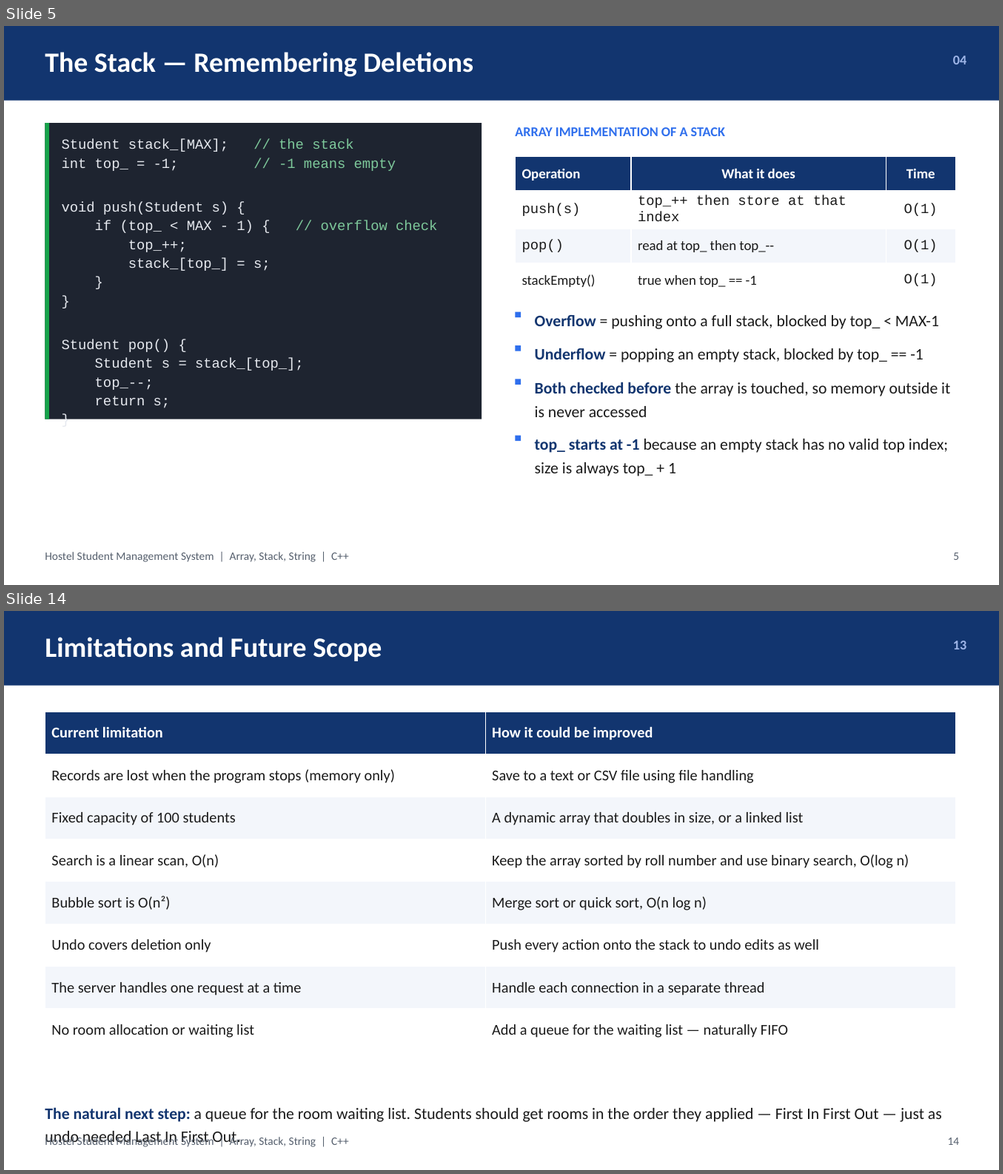
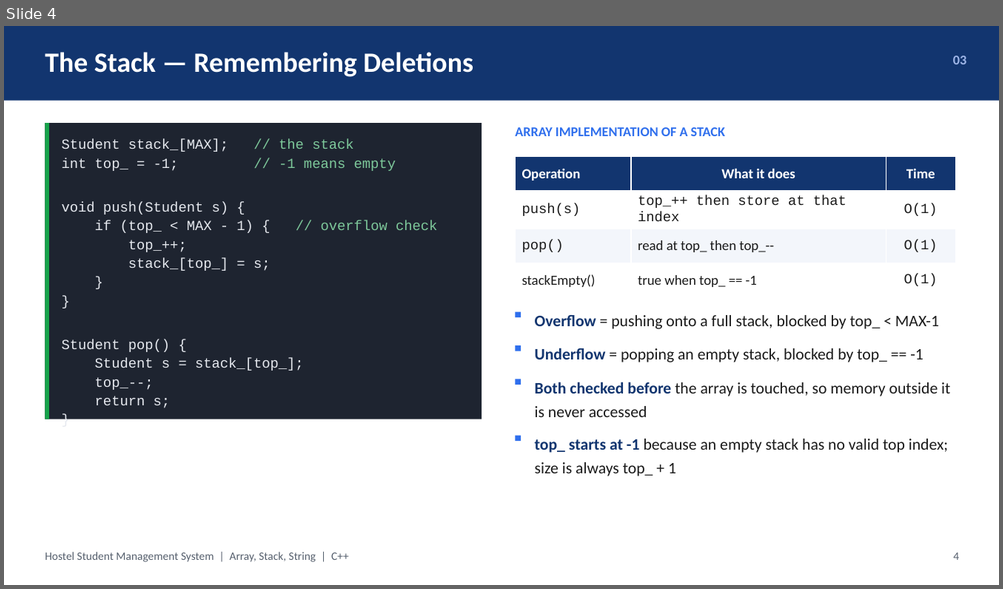
Before and after one commit to botvik155/apfa-data-structures, a slide deck: docs/DS_Project_2_Presentation.pptx. Shown one above the other, each under a label of ours: slides 5 and 14 before the commit, slide 4 after it; the slides between them are not shown. The pictures are 1003x1174 and 1003x589 pixels, drawn with LibreOffice and Linux fonts; fonts in the diff are those of the drawing. Boxes give left, top, right and bottom in pixels: in the first picture for what was removed or moved away, otherwise in the second. Text is boxed around its words. In the diff, an @@ line names an element or a change of style, - is before the commit and + after.

```diff
--- a/docs/DS_Project_2_Presentation.pptx
+++ b/docs/DS_Project_2_Presentation.pptx
@@ slide 14 removed at [4,611,999,1170], background #FFFFFF @@
@@ rectangle removed at [4,611,999,686] @@
@@ text removed at [45,637,381,661] @@
-Limitations and Future Scope
@@ text removed at [953,641,966,649] @@
-13
@@ table removed at [45,712,956,1052], 8 rows, 2 columns @@
-Current limitation | How it could be improved
-Records are lost when the program stops (memory only) | Save to a text or CSV file using file handling
-Fixed capacity of 100 students | A dynamic array that doubles in size, or a linked list
-Search is a linear scan, O(n) | Keep the array sorted by roll number and use binary search, O(log n)
-Bubble sort is O(n²) | Merge sort or quick sort, O(n log n)
-Undo covers deletion only | Push every action onto the stack to undo edits as well
-The server handles one request at a time | Handle each connection in a separate thread
-No room allocation or waiting list | Add a queue for the waiting list — naturally FIFO
@@ text removed at [45,1108,942,1147] @@
-The natural next step: a queue for the room waiting list. Students should get rooms in the order they applied — First In First Out — just as undo needed Last In First Out.
@@ text removed at [45,1136,349,1147] @@
-Hostel Student Management System | Array, Stack, String | C++
@@ text removed at [948,1138,959,1145] @@
-14
@@ what was slide 5 is now slide 4 @@
@@ slide 4 changed as well @@
@@ text at [953,56,966,64]: text changed @@
-04
+03
@@ text at [953,553,959,560]: text changed @@
-5
+4
```
Also in this commit, not shown: 5 other slides changed, 1 slide added, 8 other slides removed, 3 other files.
